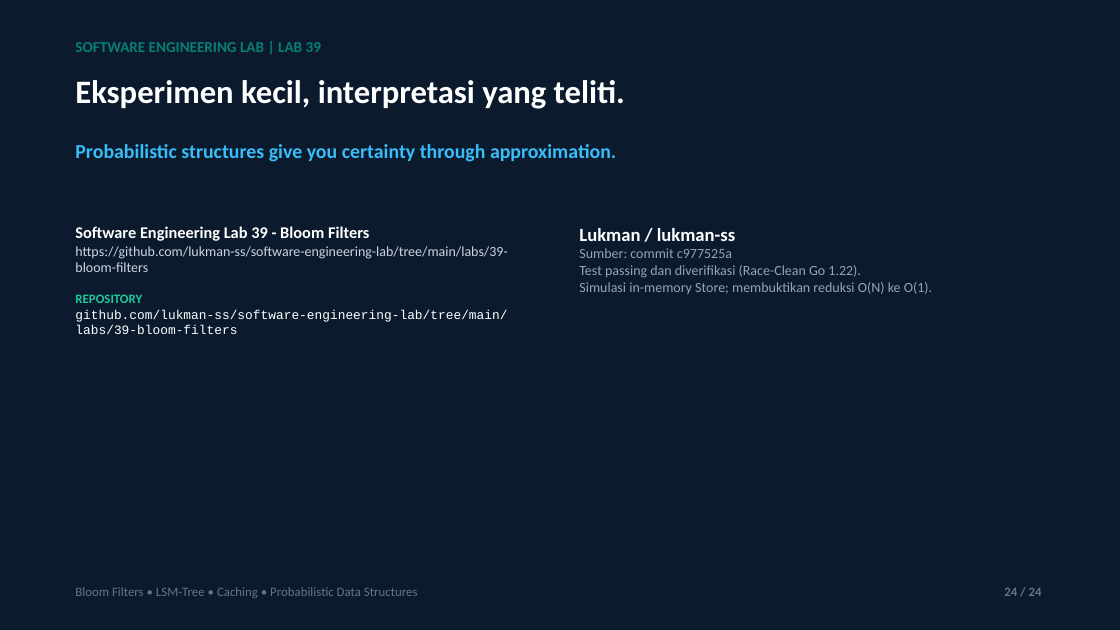
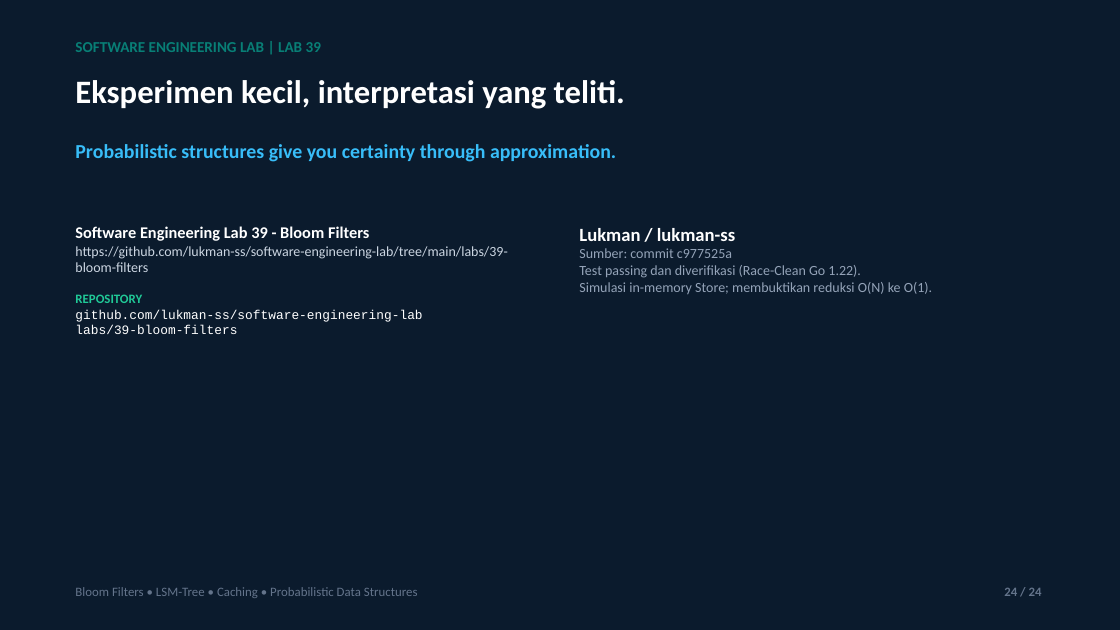
Before and after one commit to lukman-ss/software-engineering-lab, a slide deck: slide 24 of labs/39-bloom-filters/result/linkedin/lab-39-bloom-filters-carousel.pptx. Drawn at 1120x630 pixels with LibreOffice and Linux fonts; fonts in the diff are those of the drawing. Boxes give left, top, right and bottom in pixels: in the first picture for what was removed or moved away, otherwise in the second. Text is boxed around its words. In the diff, an @@ line names an element or a change of style, - is before the commit and + after.

Commit message:
fix(orchestrator): resolve table column parsing and finalize media deliverables for labs 35-40

```diff
--- a/labs/39-bloom-filters/result/linkedin/lab-39-bloom-filters-carousel.pptx
+++ b/labs/39-bloom-filters/result/linkedin/lab-39-bloom-filters-carousel.pptx
@@ text at [75,310,422,334]: text changed @@
-github.com/lukman-ss/software-engineering-lab/tree/main/labs/39-bloom-filters
+github.com/lukman-ss/software-engineering-lab
+labs/39-bloom-filters
```
Also in this commit, not shown: 6 other slides changed, 31 other files.
